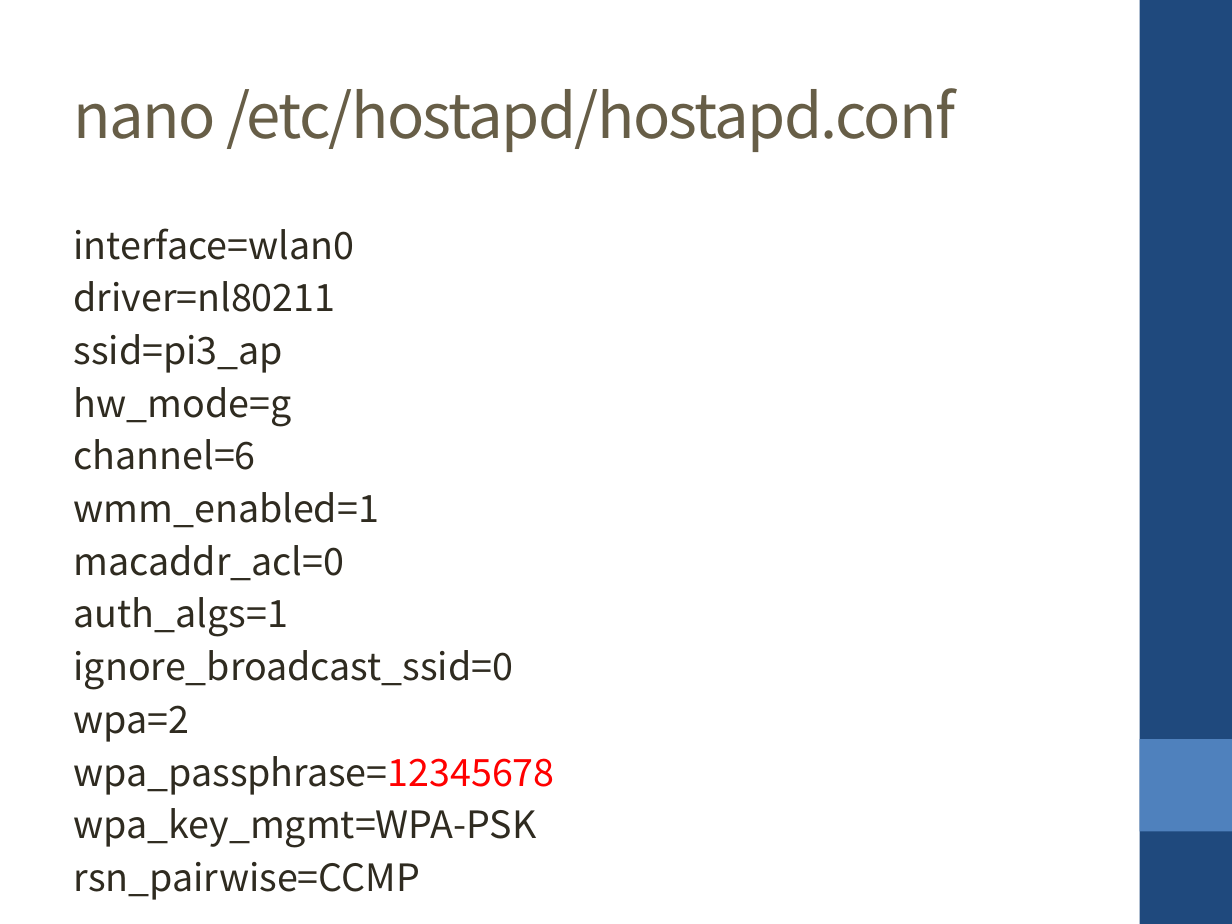
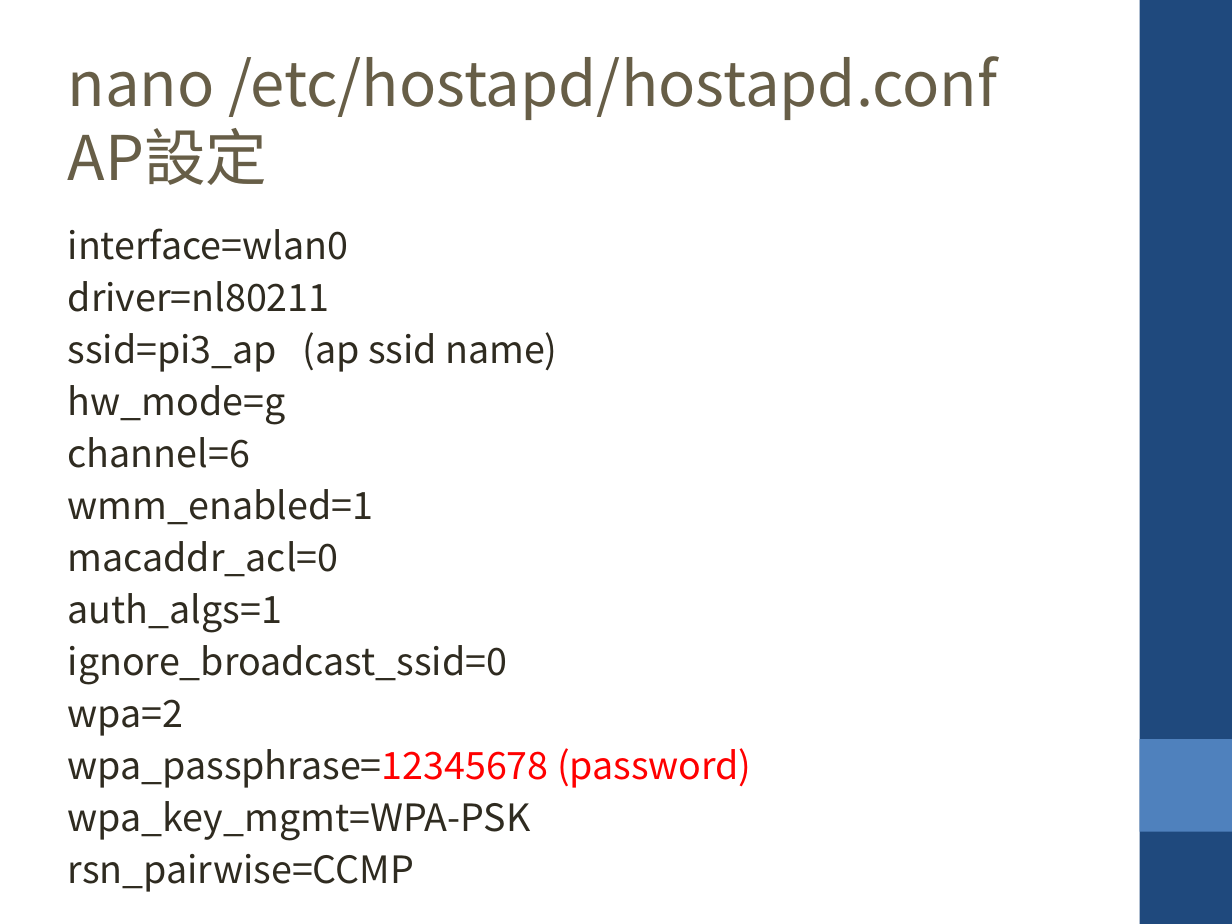
Before and after one commit to krnick/AP_MODE, a slide deck: slide 6 of 設定wifi ap_repeater.pptx. Drawn at 1232x924 pixels with LibreOffice and Linux fonts; fonts in the diff are those of the drawing. Boxes give left, top, right and bottom in pixels: in the first picture for what was removed or moved away, otherwise in the second. Text is boxed around its words. In the diff, an @@ line names an element or a change of style, - is before the commit and + after.

```diff
--- a/設定wifi ap_repeater.pptx
+++ b/設定wifi ap_repeater.pptx
@@ text at [68, 56, 998, 120]: letter spacing -1 to 0 pt in "nano /etc/hostapd/hostapd.conf" @@
@@ text at [68, 128, 268, 185]: paragraph added @@
+AP設定
@@ text at [68, 332, 557, 372]: text changed @@
-ssid=pi3_ap
+ssid=pi3_ap (ap ssid name)
@@ text at [68, 748, 752, 788]: text changed; text colour #2F2B20 to #FF0000 @@
-wpa_passphrase=12345678
+wpa_passphrase=12345678 (password)
```
Also in this commit, not shown: 17 other slides changed, 1 slide added, 1 other file.
